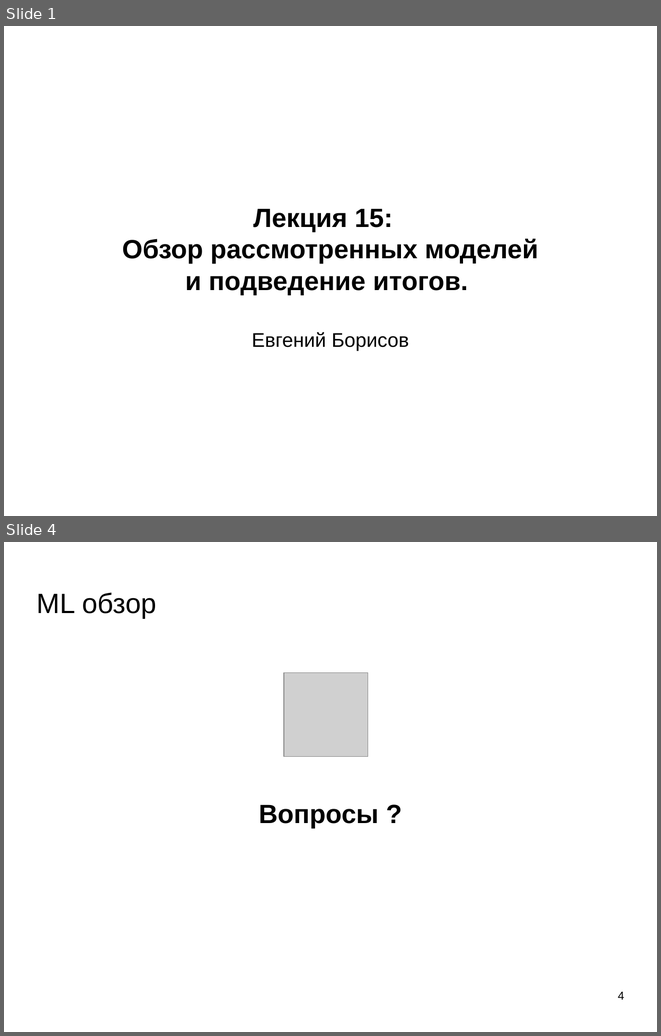
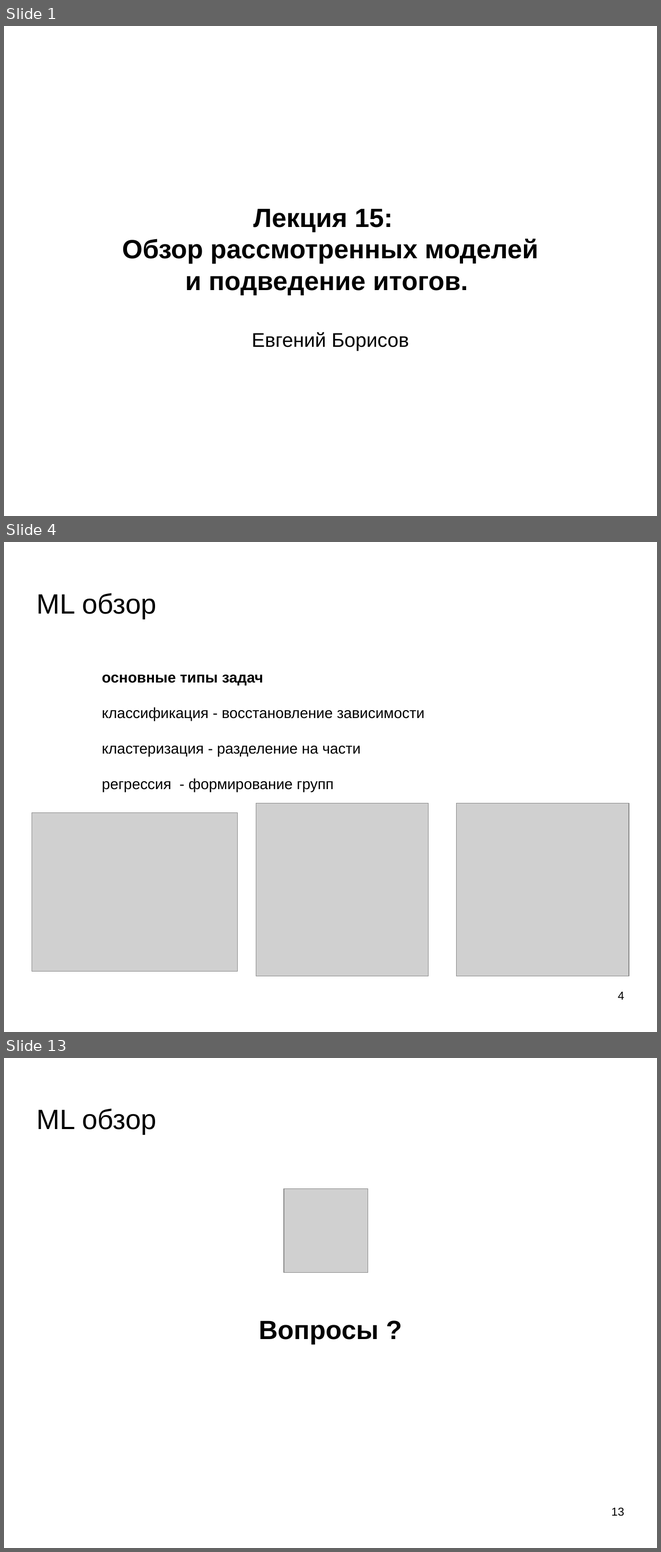
Before and after one commit to mechanoid5/ml_lectorium_legacy, a slide deck: 15-conclusion.odp. Shown one above the other, each under a label of ours: slides 1 and 4 before the commit, slides 1, 4 and 13 after it; the slides between them are not shown. The pictures are 661x1036 and 661x1552 pixels, drawn with LibreOffice and Linux fonts; fonts in the diff are those of the drawing; grey boxes stand for pictures; background and template pictures are left out. Boxes give left, top, right and bottom in pixels: in the first picture for what was removed or moved away, otherwise in the second. Text is boxed around its words. In the diff, an @@ line names an element or a change of style, - is before the commit and + after.

```diff
--- a/15-conclusion.odp
+++ b/15-conclusion.odp
@@ slide 4 added at (4, 542, 657, 1032), background picture (left out) @@
@@ title added at (37, 593, 156, 619), 33.9 pt, text #000000 @@
+ML обзор
@@ text added at (102, 674, 424, 792), 18 pt, text #000000 @@
+основные типы задач
+классификация - восстановление зависимости
+кластеризация - разделение на части
+регрессия - формирование групп
@@ picture added at (256, 803, 428, 976) @@
@@ picture added at (457, 803, 629, 976) @@
@@ picture added at (32, 813, 237, 972) @@
@@ page number added at (618, 991, 624, 999), 14 pt, text #000000 @@
+4
@@ what was slide 4 is now slide 13 @@
@@ page number at (611, 1507, 624, 1516): text changed @@
-4
+13
```
Also in this commit, not shown: 2 slides changed, 8 other slides added.
